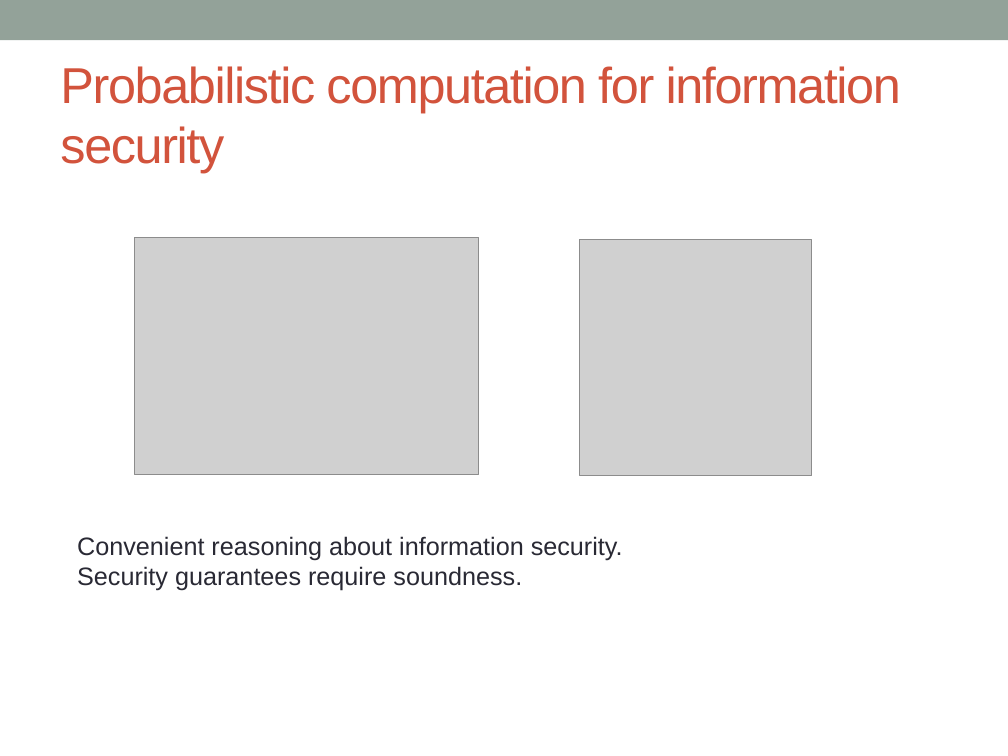
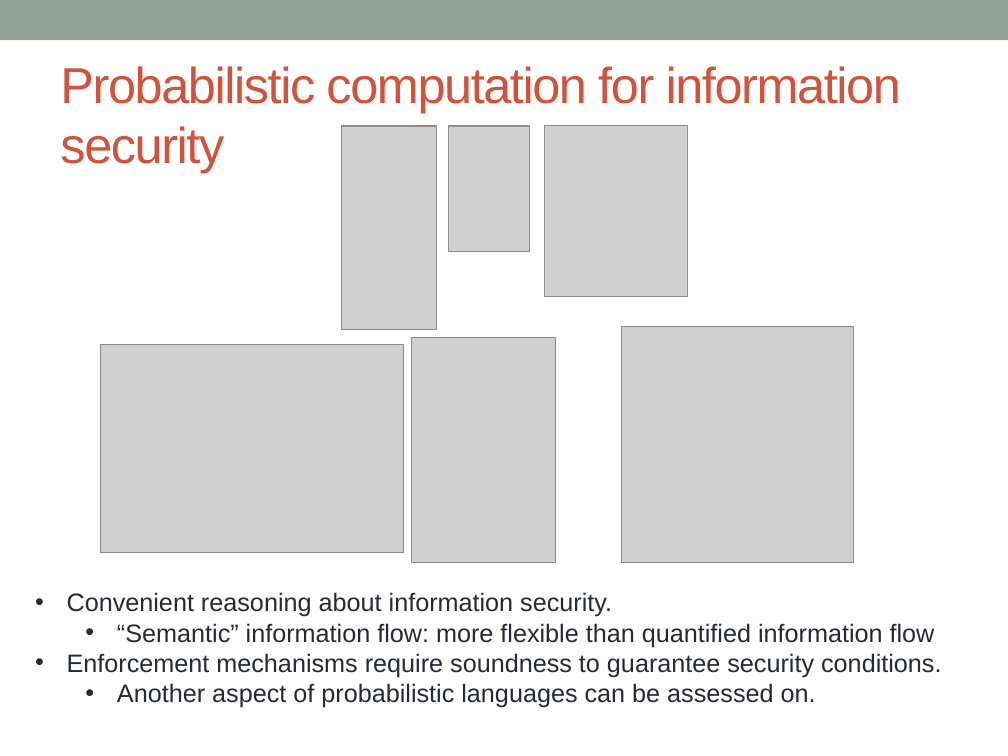
Before and after one commit to piotrm0/ppw12, a slide deck: slide 14 of pres/ppw12-pres.pptx. Drawn at 1008x756 pixels with LibreOffice and Linux fonts; fonts in the diff are those of the drawing; grey boxes stand for pictures. Boxes give left, top, right and bottom in pixels: in the first picture for what was removed or moved away, otherwise in the second. Text is boxed around its words. In the diff, an @@ line names an element or a change of style, - is before the commit and + after.

```diff
--- a/pres/ppw12-pres.pptx
+++ b/pres/ppw12-pres.pptx
@@ picture added at [342,126,436,330] @@
@@ picture added at [449,126,529,252] @@
@@ picture added at [544,126,687,297] @@
@@ picture: place and size @@
-picture at [580,240,811,477]
+picture at [622,327,854,563]
@@ picture: place and size @@
-picture at [134,237,479,474]
+picture at [101,345,403,553]
@@ picture added at [411,337,555,562] @@
@@ text "Convenient reasoning about information security.": place and size @@
-text "Convenient reasoning about information security." at [77,536,623,591]
+text "Convenient reasoning about information security." at [67,592,941,708]
@@ text at [67,592,612,617]: bullet none to • @@
@@ text at [67,623,941,708]: text changed @@
-Security guarantees require soundness.
+  • “Semantic” information flow: more flexible than quantified information flow
+• Enforcement mechanisms require soundness to guarantee security conditions.
+  • Another aspect of probabilistic languages can be assessed on.
```
Also in this commit, not shown: 9 other slides changed.
